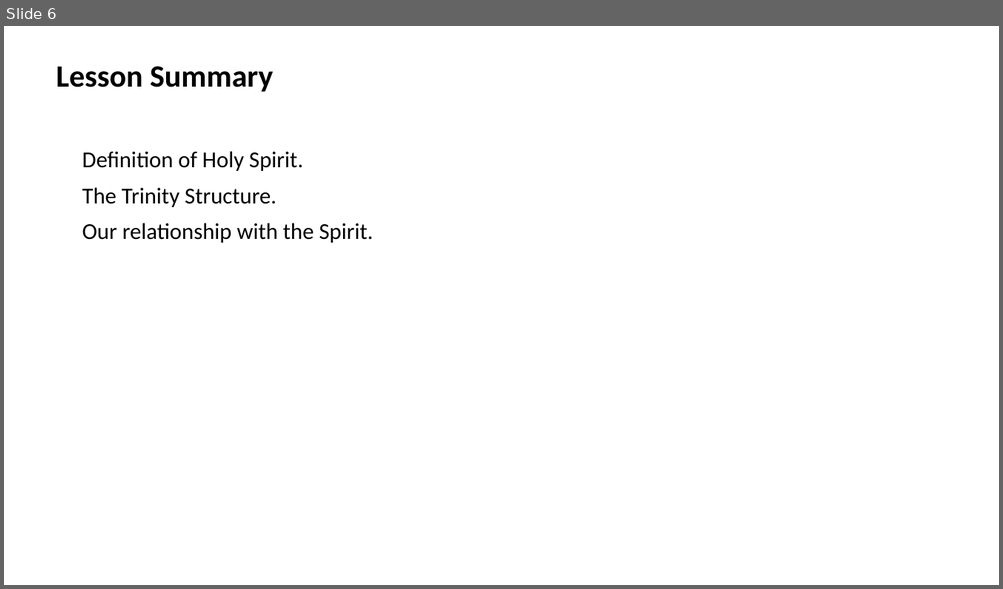
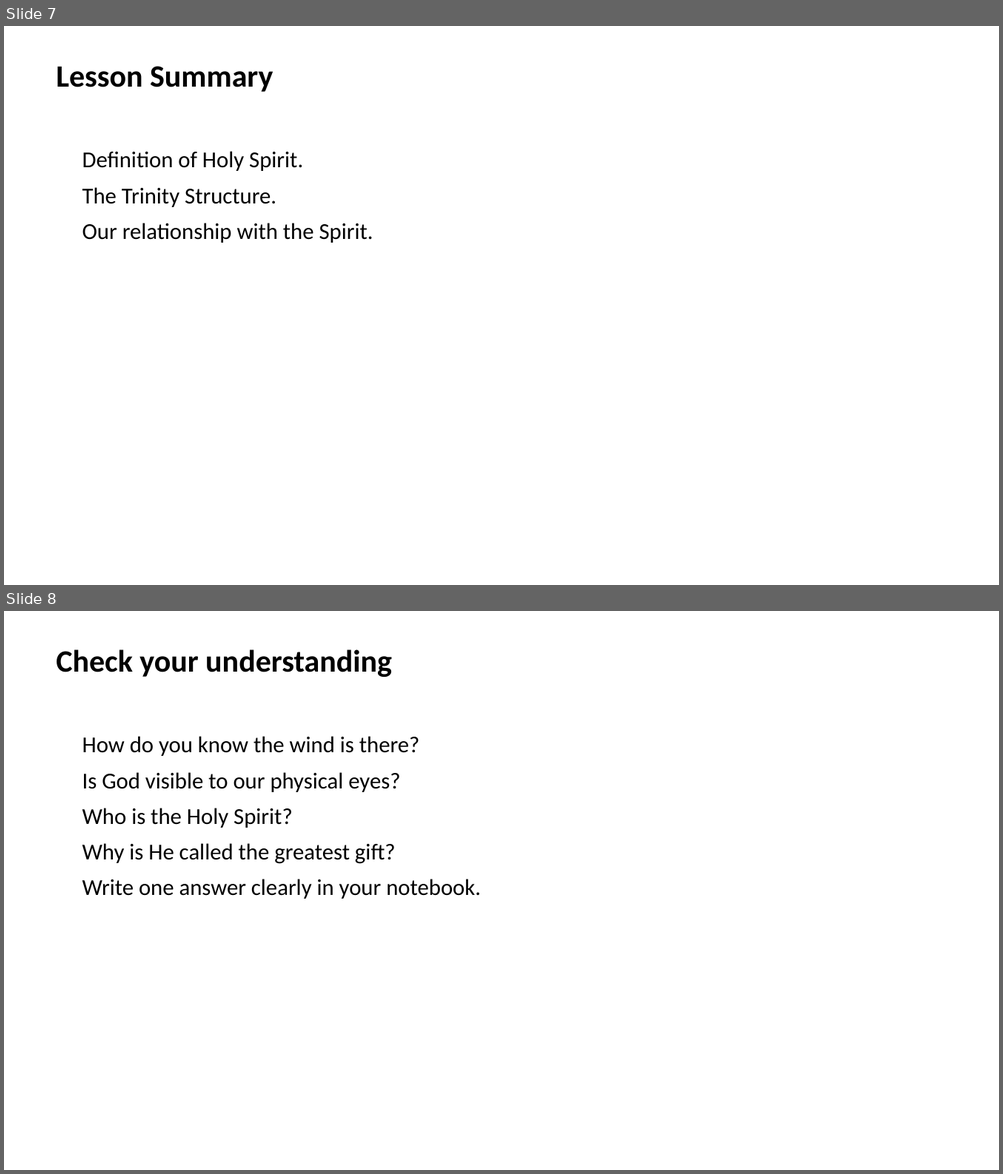
Before and after one commit to yousunjung84-edu/uganda-p7-mvp-20260629, a slide deck: uganda-p7-mvp/p7_t1_christian_religious_education_0101/p7_t1_christian_religious_education_0101.pptx. Shown one above the other, each under a label of ours: slide 6 before the commit, slides 7 and 8 after it. The pictures are 1003x589 and 1003x1174 pixels, drawn with LibreOffice and Linux fonts; fonts in the diff are those of the drawing. Boxes give left, top, right and bottom in pixels: in the first picture for what was removed or moved away, otherwise in the second. Text is boxed around its words. In the diff, an @@ line names an element or a change of style, - is before the commit and + after.

```diff
--- a/uganda-p7-mvp/p7_t1_christian_religious_education_0101/p7_t1_christian_religious_education_0101.pptx
+++ b/uganda-p7-mvp/p7_t1_christian_religious_education_0101/p7_t1_christian_religious_education_0101.pptx
@@ slide 8 added at (4, 611, 999, 1170), background #FFFFFF @@
@@ text added at (56, 649, 392, 677), 30 pt, text #000000, bold @@
+Check your understanding
@@ text added at (82, 736, 481, 899), 22 pt, text #000000 @@
+How do you know the wind is there?
+Is God visible to our physical eyes?
+Who is the Holy Spirit?
+Why is He called the greatest gift?
+Write one answer clearly in your notebook.
@@ what was slide 6 is now slide 7 @@
```
Also in this commit, not shown: 1 other slide added, 43 other files.
